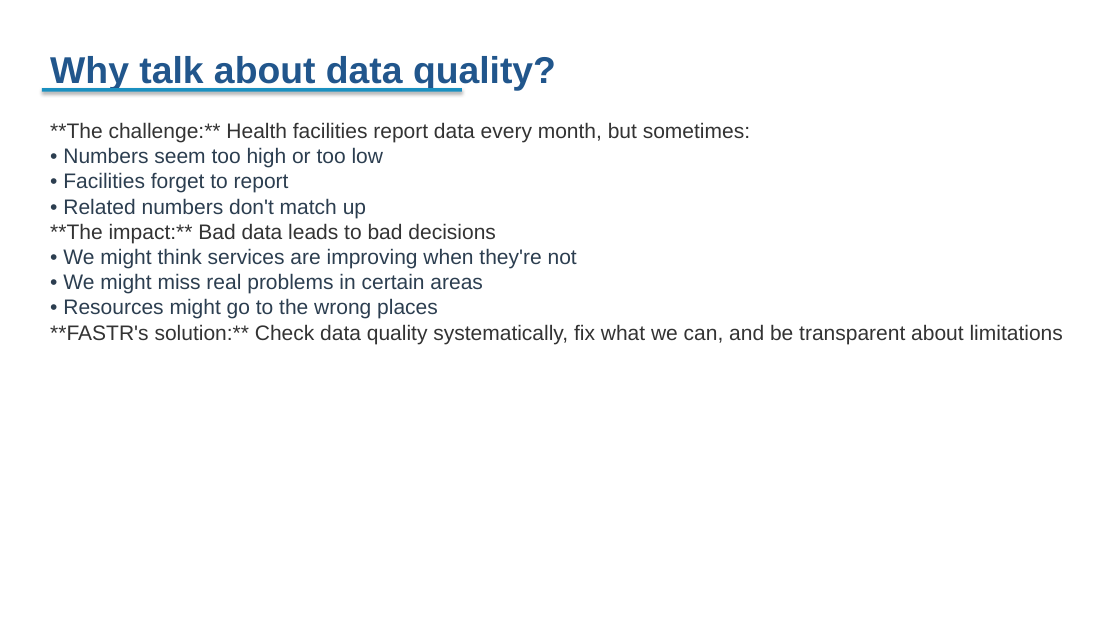
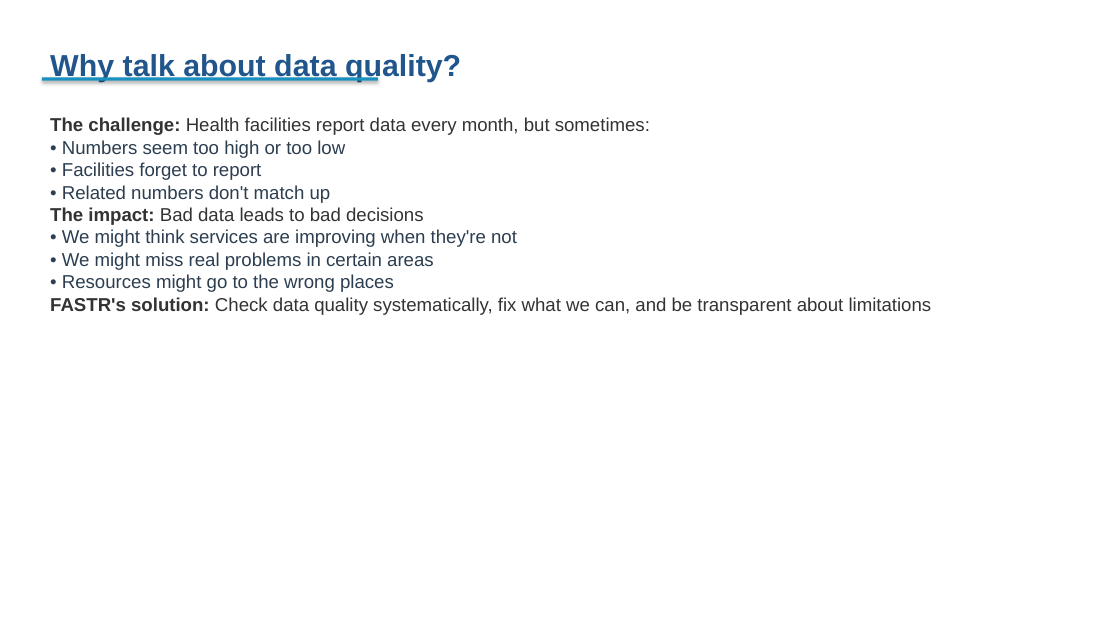
Before and after one commit to angelicalohdz/fastr-resource-hub, a slide deck: slide 40 of outputs/2026-zambia_deck.pptx (slide 27 before the commit). Drawn at 1120x630 pixels with LibreOffice and Linux fonts; fonts in the diff are those of the drawing. Boxes give left, top, right and bottom in pixels: in the first picture for what was removed or moved away, otherwise in the second. Text is boxed around its words. In the diff, an @@ line names an element or a change of style, - is before the commit and + after.

```diff
--- a/outputs/2026-zambia_deck.pptx
+++ b/outputs/2026-zambia_deck.pptx
@@ text "Why talk about data quality?" at [50, 52, 461, 82]: size 32 to 26 pt @@
@@ rectangle: place and size @@
-rectangle at [42, 88, 462, 92]
+rectangle at [42, 77, 378, 81]
@@ text at [50, 117, 650, 135]: text changed; size 18 to 16 pt @@
-**The challenge:** Health facilities report data every month, but sometimes:
+The challenge: Health facilities report data every month, but sometimes:
@@ text at [62, 140, 517, 292]: size 18 to 16 pt in "• Numbers seem too high or too ...", "• Facilities forget to report", "• Related numbers don't match up", "• We might think services are improving ..." and 2 more places @@
@@ text at [50, 207, 424, 225]: text changed; size 18 to 16 pt @@
-**The impact:** Bad data leads to bad decisions
+The impact: Bad data leads to bad decisions
@@ text at [50, 297, 932, 315]: text changed; size 18 to 16 pt @@
-**FASTR's solution:** Check data quality systematically, fix what we can, and be transparent about limitations
+FASTR's solution: Check data quality systematically, fix what we can, and be transparent about limitations
```
Also in this commit, not shown: 69 other slides changed, 40 slides added, 8 slides removed, 34 other files.
